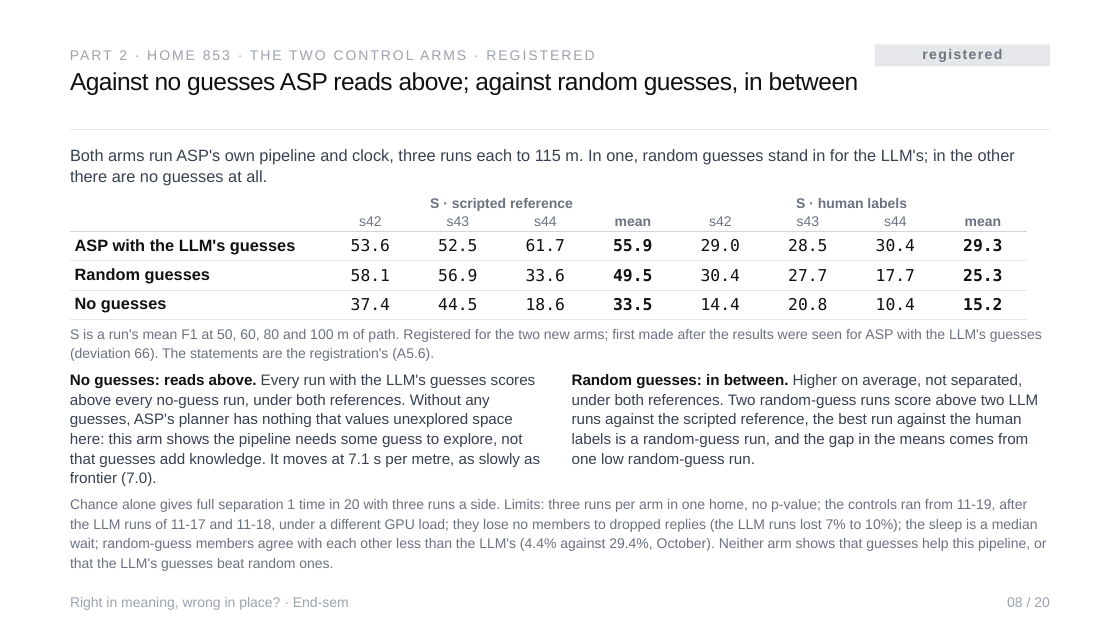
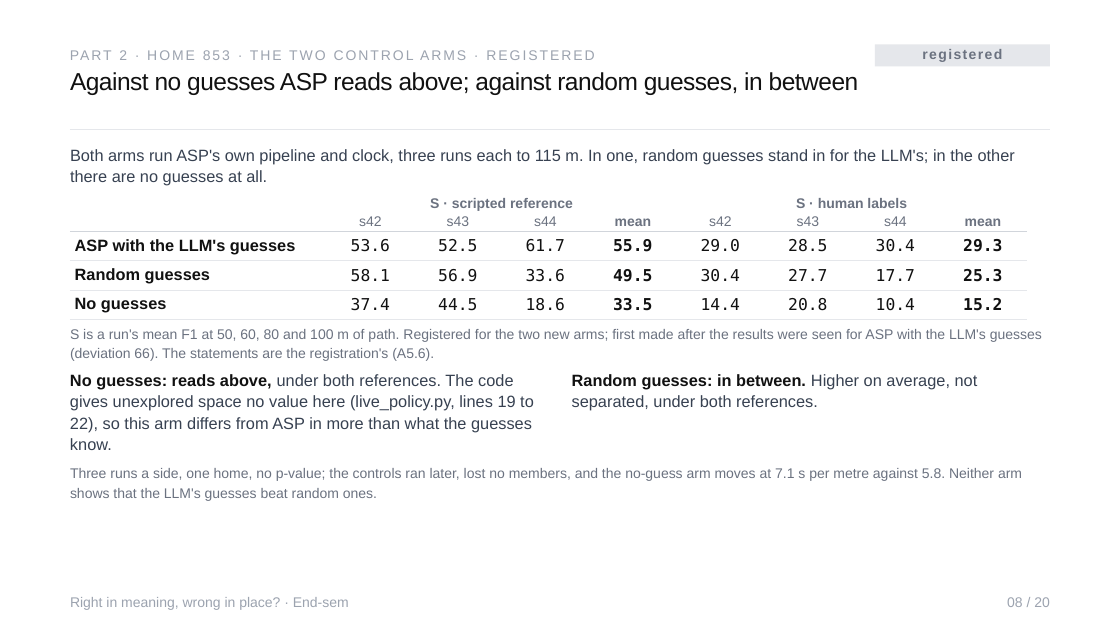
Before and after one commit to Sher110106/validity-aware-active-semantic-exploration, a slide deck: slide 8 of docs/endsem_2026-11/ASP_Endsem.pptx. Drawn at 1120x630 pixels with LibreOffice and Linux fonts; fonts in the diff are those of the drawing. Boxes give left, top, right and bottom in pixels: in the first picture for what was removed or moved away, otherwise in the second. Text is boxed around its words. In the diff, an @@ line names an element or a change of style, - is before the commit and + after.

```diff
--- a/docs/endsem_2026-11/ASP_Endsem.pptx
+++ b/docs/endsem_2026-11/ASP_Endsem.pptx
@@ text at box(70, 374, 534, 450): text changed; size 13 to 14 pt @@
-No guesses: reads above. Every run with the LLM's guesses scores above every no-guess run, under both references. Without any guesses, ASP's planner has nothing that values unexplored space here: this arm shows the pipeline needs some guess to explore, not that guesses add knowledge. It moves at 7.1 s per metre, as slowly as frontier (7.0).
+No guesses: reads above, under both references. The code gives unexplored space no value here (live_policy.py, lines 19 to 22), so this arm differs from ASP in more than what the guesses know.
@@ text at box(572, 374, 978, 411): text changed; size 13 to 14 pt @@
-Random guesses: in between. Higher on average, not separated, under both references. Two random-guess runs score above two LLM runs against the scripted reference, the best run against the human labels is a random-guess run, and the gap in the means comes from one low random-guess run.
+Random guesses: in between. Higher on average, not separated, under both references.
@@ text at box(70, 468, 1022, 501): text changed @@
-Chance alone gives full separation 1 time in 20 with three runs a side. Limits: three runs per arm in one home, no p-value; the controls ran from 11-19, after the LLM runs of 11-17 and 11-18, under a different GPU load; they lose no members to dropped replies (the LLM runs lost 7% to 10%); the sleep is a median wait; random-guess members agree with each other less than the LLM's (4.4% against 29.4%, October). Neither arm shows that guesses help this pipeline, or that the LLM's guesses beat random ones.
+Three runs a side, one home, no p-value; the controls ran later, lost no members, and the no-guess arm moves at 7.1 s per metre against 5.8. Neither arm shows that the LLM's guesses beat random ones.
```
Also in this commit, not shown: 5 other slides changed, 8 other files.
